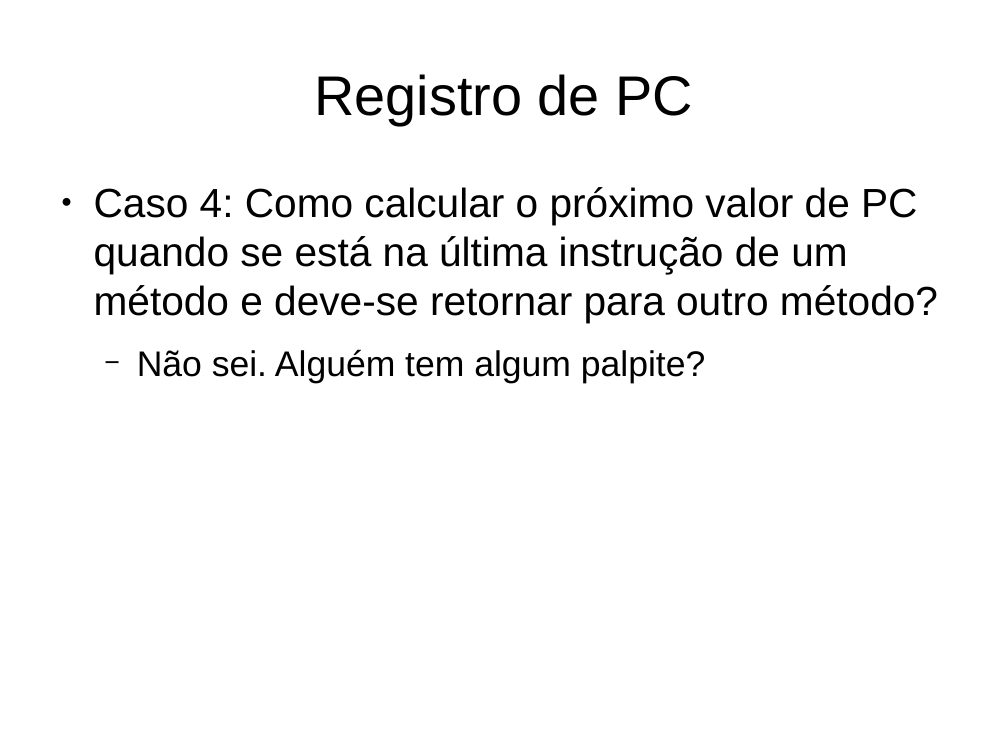
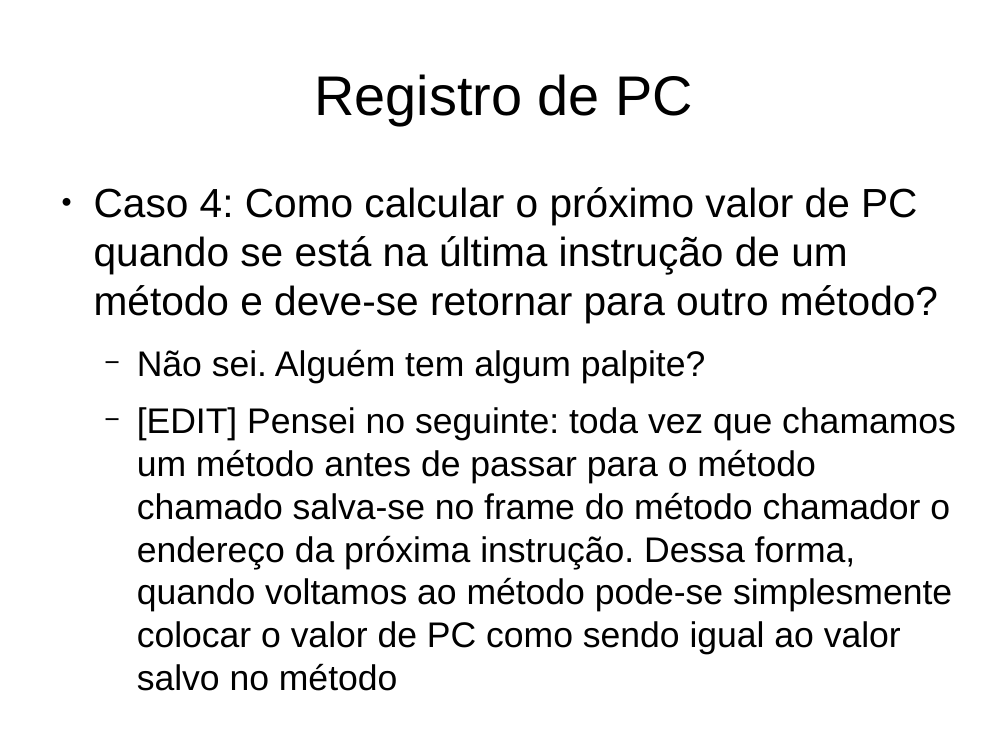
Before and after one commit to gabrielmm1234/jvm-sb, a slide deck: slide 9 of projetoLogico/apresentacao.odp (slide 10 before the commit). Drawn at 1008x756 pixels with LibreOffice and Linux fonts; fonts in the diff are those of the drawing. Boxes give left, top, right and bottom in pixels: in the first picture for what was removed or moved away, otherwise in the second. Text is boxed around its words. In the diff, an @@ line names an element or a change of style, - is before the commit and + after.

```diff
--- a/projetoLogico/apresentacao.odp
+++ b/projetoLogico/apresentacao.odp
@@ text at [137, 407, 956, 691]: paragraph added @@
+  − [EDIT] Pensei no seguinte: toda vez que chamamos um método antes de passar para o método chamado salva-se no frame do método chamador o endereço da próxima instrução. Dessa forma, quando voltamos ao método pode-se simplesmente colocar o valor de PC como sendo igual ao valor salvo no método
```
Also in this commit, not shown: 4 other slides changed, 2 slides added, 1 slide removed.
